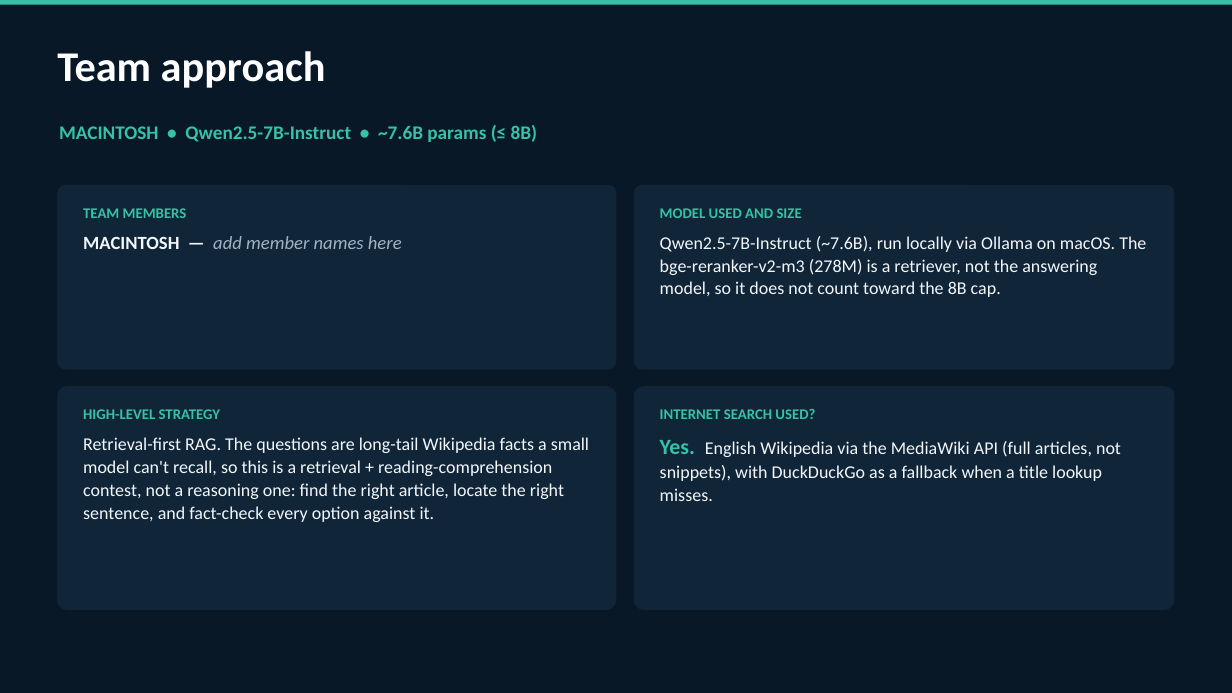
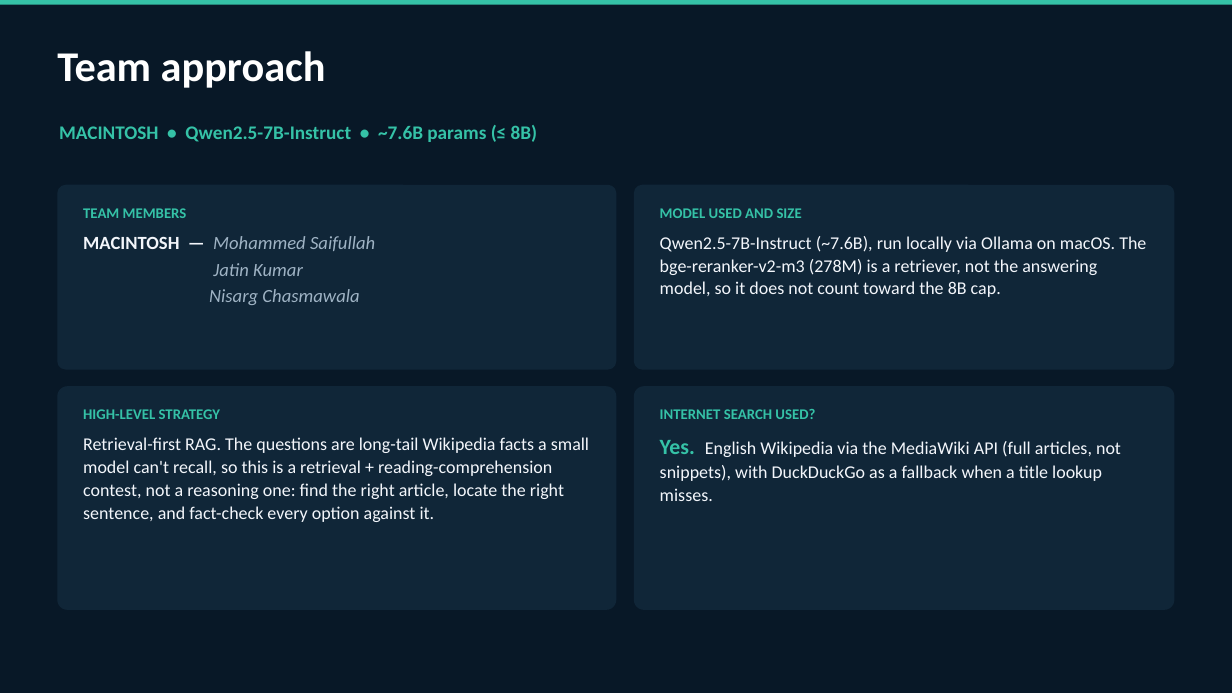
Before and after one commit to humblefool1997/BCU_Hackathon, a slide deck: slide 1 of MACINTOSH_presentation.pptx. Drawn at 1232x693 pixels with LibreOffice and Linux fonts; fonts in the diff are those of the drawing. Boxes give left, top, right and bottom in pixels: in the first picture for what was removed or moved away, otherwise in the second. Text is boxed around its words. In the diff, an @@ line names an element or a change of style, - is before the commit and + after.

```diff
--- a/MACINTOSH_presentation.pptx
+++ b/MACINTOSH_presentation.pptx
@@ text at [83, 236, 375, 305]: text changed @@
-MACINTOSH — add member names here
+MACINTOSH — Mohammed Saifullah
+Jatin Kumar
+Nisarg Chasmawala
```
Also in this commit, not shown: 1 other slide changed, 3 other files.
